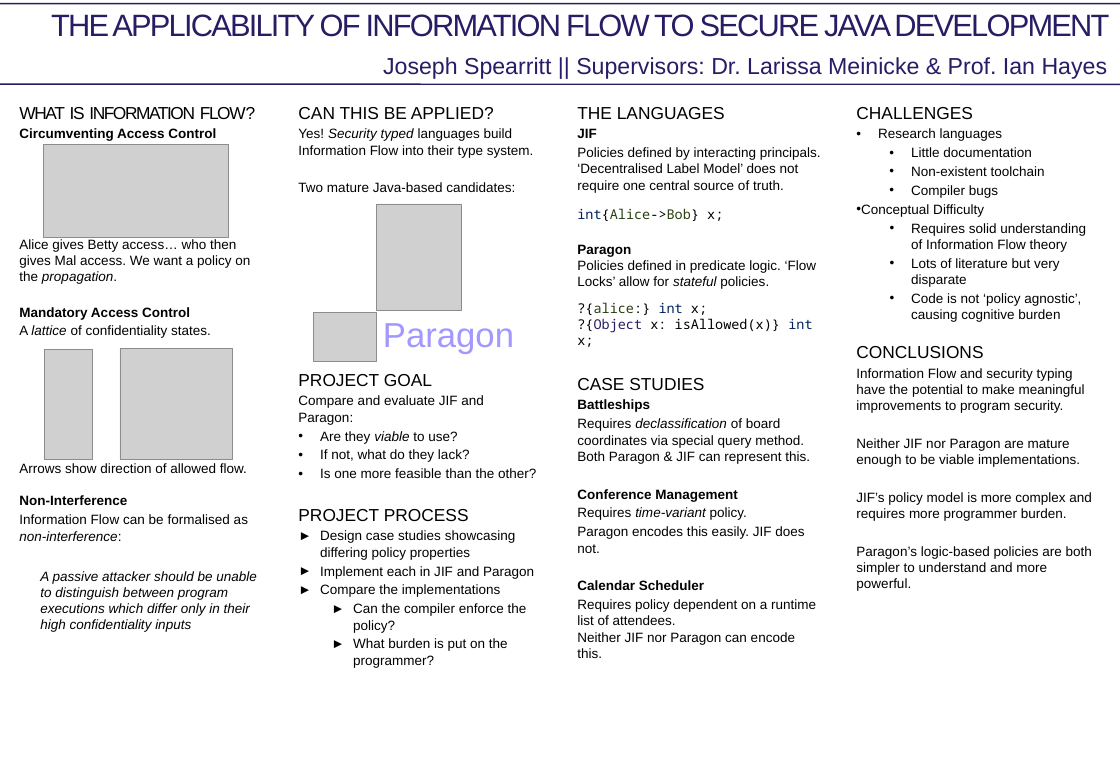
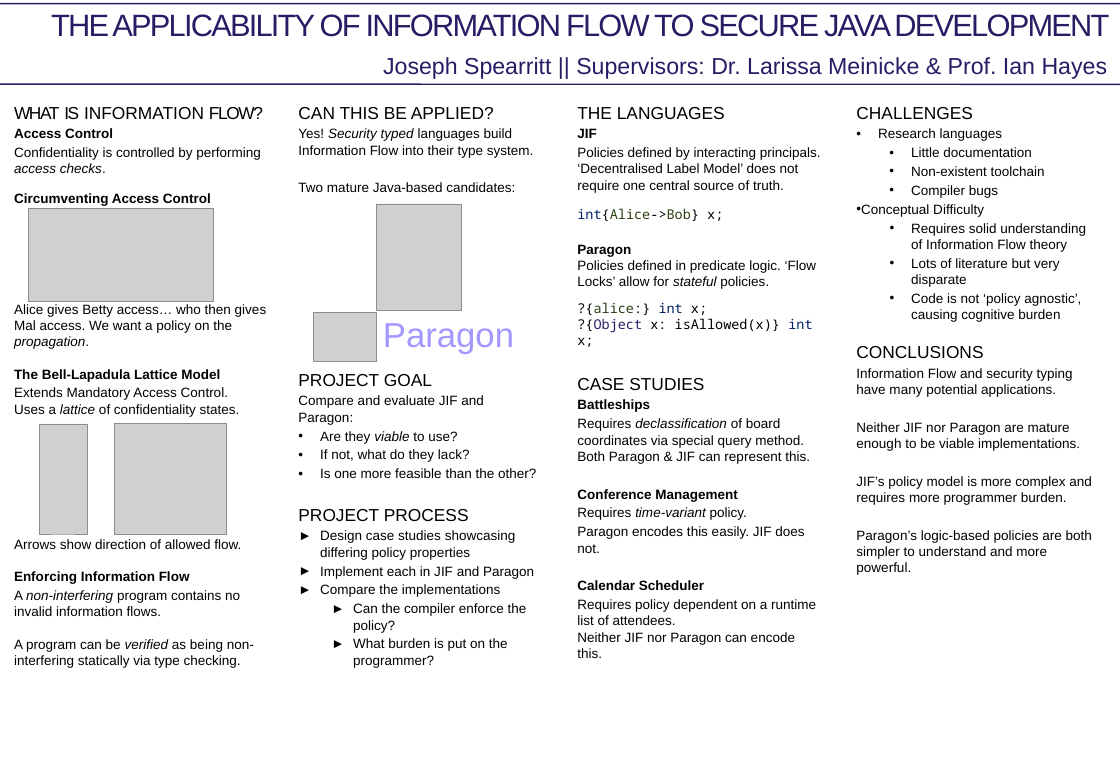
Before and after one commit to mcoot/thesis, a slide deck: slide 1 of poster/poster.pptx. Drawn at 1120x784 pixels with LibreOffice and Linux fonts; fonts in the diff are those of the drawing; grey boxes stand for pictures; background and template pictures are left out. Boxes give left, top, right and bottom in pixels: in the first picture for what was removed or moved away, otherwise in the second. Text is boxed around its words. In the diff, an @@ line names an element or a change of style, - is before the commit and + after.

```diff
--- a/poster/poster.pptx
+++ b/poster/poster.pptx
@@ text at bbox=[14, 107, 263, 119]: letter spacing -1.5 to 0 pt in "INFORMATION"; letter spacing 0 to -1.5 pt in "FLOW?" @@
@@ text at bbox=[14, 128, 261, 173]: paragraphs added @@
+Access Control
+Confidentiality is controlled by performing access checks.
@@ picture: place and size @@
-picture at bbox=[44, 144, 229, 237]
+picture at bbox=[28, 208, 214, 301]
@@ text at bbox=[14, 304, 267, 668]: text changed @@
-Alice gives Betty access… who then gives Mal access. We want a policy on the propagation.
-Mandatory Access Control
-A lattice of confidentiality states.
-Arrows show direction of allowed flow.
-Non-Interference
-Information Flow can be formalised as non-interference:
+Alice gives Betty access… who then gives Mal access. We want a policy on the propagation.
+The Bell-Lapadula Lattice Model
+Extends Mandatory Access Control.
+Uses a lattice of confidentiality states.
+Arrows show direction of allowed flow.
+Enforcing Information Flow
+A non-interfering program contains no invalid information flows.
+A program can be verified as being non-interfering statically via type checking.
@@ text at bbox=[856, 368, 1073, 397]: text changed @@
-Information Flow and security typing have the potential to make meaningful improvements to program security.
+Information Flow and security typing have many potential applications.
@@ picture: place and size @@
-picture at bbox=[44, 349, 92, 459]
+picture at bbox=[39, 424, 87, 534]
@@ picture: place and size @@
-picture at bbox=[120, 349, 232, 459]
+picture at bbox=[114, 424, 227, 534]
@@ text removed at bbox=[40, 571, 257, 632] @@
-A passive attacker should be unable to distinguish between program executions which differ only in their high confidentiality inputs
```
Also in this commit, not shown: 3 other files.
